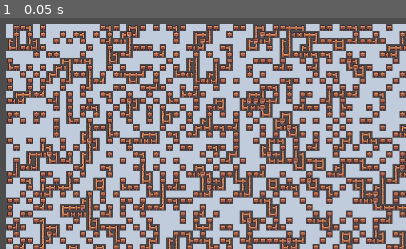
Above: before the commit, frame 1.
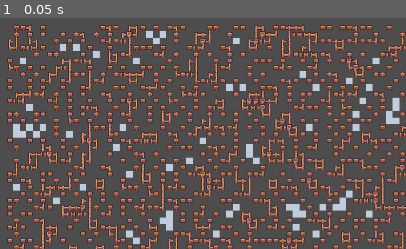
Above: after the commit, the same moment.

Repository: LYK-ce/Pictor
Game: Godot game, scene res://src/main/main.tscn
Same seed, same stepped clock (60 frames per second), same inputs: the game is played once before the commit and once after it. The project has no main scene, so this scene is started directly.
Inputs:
- Up to frame 1 (0.05 s): no input

The runs differ from the first frame. In frame 1, 49% of the frame differs, in the area x 1-100%, y 2-100%.

Commit message:
fix: both ground and wall use set_cells_terrain_connect

Diff:
--- a/src/renderer_2d/map_container_2d.gd
+++ b/src/renderer_2d/map_container_2d.gd
@@ -7,9 +7,9 @@
 
 const SOURCE_ID := 8
 const CHUNK_SIZE := 256
-const ATLAS_GROUND := Vector2i(1, 9)
 const TERRAIN_SET := 0
 const TERRAIN_WALL := 0
+const TERRAIN_GROUND := 1
 
 @onready var _ground_layer := $GroundLayer as TileMapLayer
 @onready var _wall_layer := $WallLayer as TileMapLayer
@@ -25,6 +25,7 @@
 	var offset_y: int = chunk_y * CHUNK_SIZE
 
 	var wall_cells: Array[Vector2i] = []
+	var ground_cells: Array[Vector2i] = []
 
 	for ly in range(CHUNK_SIZE):
 		for lx in range(CHUNK_SIZE):
@@ -33,7 +34,9 @@
 			if cells[idx] == 1:
 				wall_cells.append(pos)
 			else:
-				_ground_layer.set_cell(pos, SOURCE_ID, ATLAS_GROUND)
+				ground_cells.append(pos)
 
+	if not ground_cells.is_empty():
+		_ground_layer.set_cells_terrain_connect(ground_cells, TERRAIN_SET, TERRAIN_GROUND, true)
 	if not wall_cells.is_empty():
 		_wall_layer.set_cells_terrain_connect(wall_cells, TERRAIN_SET, TERRAIN_WALL, true)
